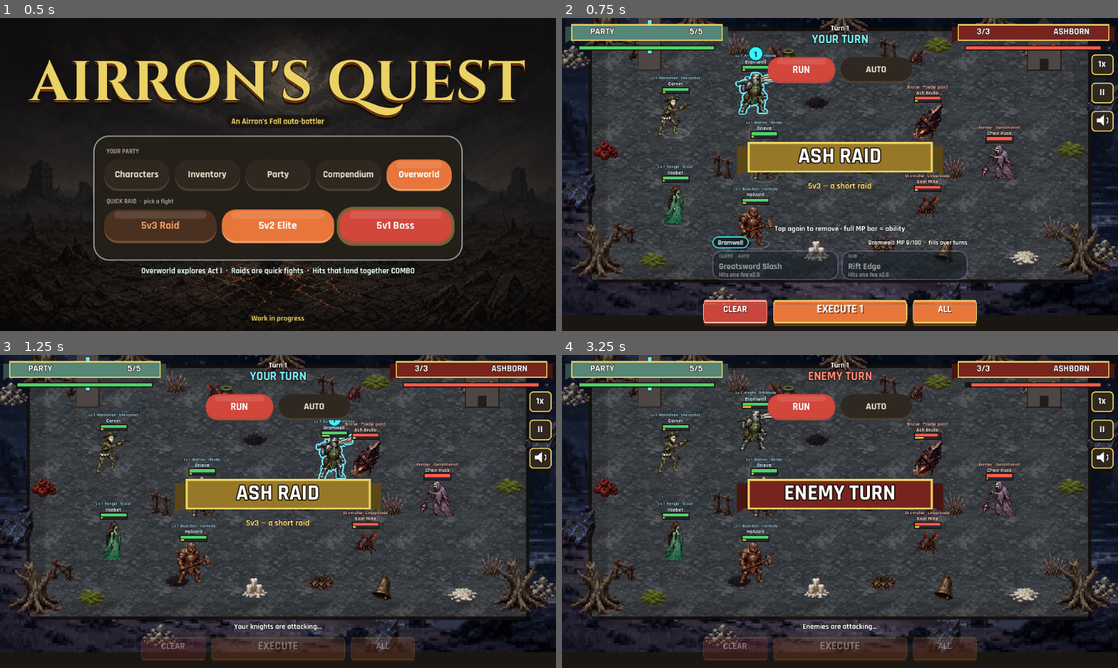
Above: before the commit, frames 1-4 (two rows, left to right).
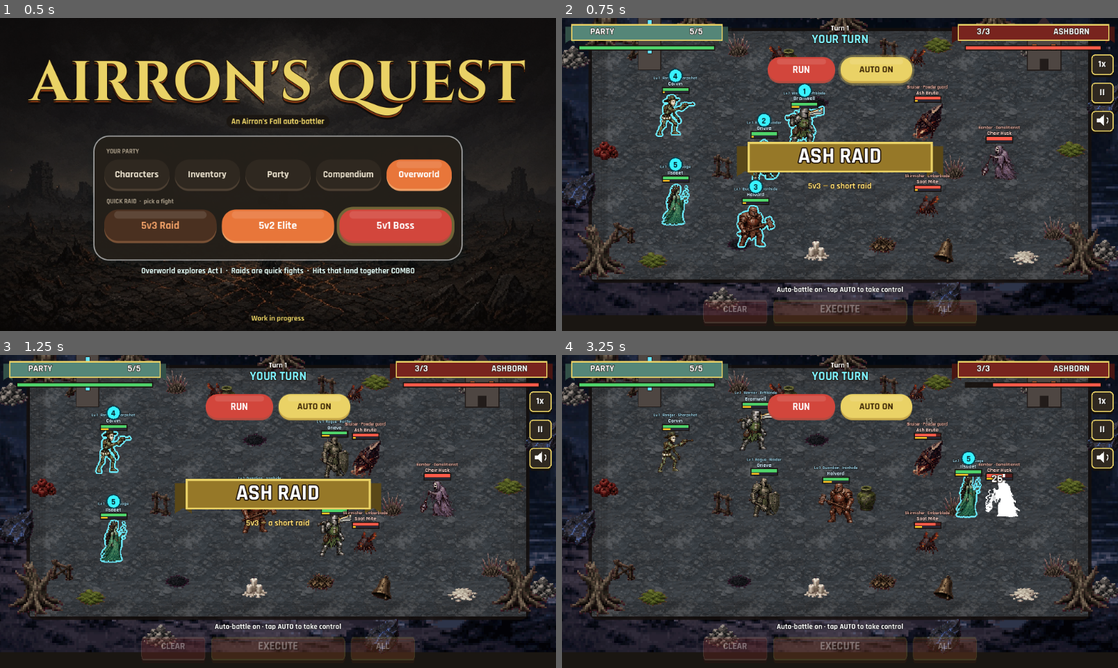
Above: after the commit, the same moments.

Repository: airronkennedy/riftstrike
Game: Godot game, scene res://main.tscn
Same seed, same stepped clock (60 frames per second), same inputs: the game is played once before the commit and once after it.
Inputs (mouse positions are in pixels of both pictures, inside the frame that each line leads up to):
- Up to frame 1 (0.5 s): no input
- Up to frame 2 (0.75 s): tap Enter at 0.5 s; move the mouse to (962, 158) at 0.52 s; hold Right from 0.53 s (still down); tap 1 at 0.6 s; click (962, 158) at 0.67 s
- Up to frame 3 (1.25 s): keep holding Right; tap Space at 0.77 s; tap 6 at 0.8 s
- Up to frame 4 (3.25 s): release Right at 1.25 s; drag from (728, 527) to (812, 574) at 1.27 s; move the mouse to (895, 442) at 2.02 s; hold Right 2.03-2.75 s; tap 1 at 2.1 s; tap 6 at 2.3 s; drag from (812, 574) to (673, 464) at 2.77 s

Frame 1 is identical in both runs. In frame 2, 10% of the frame differs, in the area x 15-75%, y 8-99%; in frame 3, 4.3%; in frame 4, 7.9%.

Commit message:
RPG layer: changeable classes (Warrior, Guardian, Rogue, Ranger, Mage, Cleric), 4-slot ability loadout, ordered ability sequences with conditions driving AUTO; AUTO on by default

Diff:
--- a/scripts/af_roster.gd
+++ b/scripts/af_roster.gd
@@ -7,7 +7,7 @@
 	{"id": "grieve", "name": "Grieve the Twice-Buried", "short": "Grieve", "title": "Revenant of the Reliquary", "archetyp …(234 unchanged characters)…
 	{"id": "halvard", "name": "Old Halvard", "short": "Halvard", "title": "Last of the Rust Barons", "archetype": "Baron", …(234 unchanged characters)…
 	{"id": "corvin", "name": "Corvin Brass", "short": "Corvin", "title": "Duelist of the Low Orbit", "archetype": "Automat …(249 unchanged characters)…
-	{"id": "ilsabet", "name": "Queen Ilsabet", "short": "Ilsabe …(107 unchanged characters)… tide-shards", "kick": "recoil", "cls": "Ranger", "kit": "Weston", "sub": "Scout", "passive": "The Long Game", "flavor": …(80 unchanged characters)…
+	{"id": "ilsabet", "name": "Queen Ilsabet", "short": "Ilsabe …(107 unchanged characters)… tide-shards", "kick": "recoil", "cls": "Paladin", "kit": "Weston", "sub": "Sage", "passive": "The Long Game", "flavor": …(80 unchanged characters)…
 	{"id": "aurel", "name": "Ser Aurel Hask", "short": "Aurel", "title": "Pilgrim of the Dead Star", "archetype": "Pilgrim …(247 unchanged characters)…
 	{"id": "orrin", "name": "Magister Vell Orrin", "short": "Orrin", "title": "Astrologer of the Sunken Observatory", "arc …(231 unchanged characters)…
 	{"id": "pell", "name": "Pell of the Tarfen", "short": "Pell", "title": "Firewright of the Tarfen", "archetype": "Firew …(236 unchanged characters)…
--- a/scripts/game.gd
+++ b/scripts/game.gd
@@ -140,6 +140,7 @@
 # Party characters are Airron's Fall keepers (scripts/af_roster.gd). HERO_NAMES / HERO_BASE / CHAR /
 # AB_CLASS_ROWS below are the six template kits; build_af_roster() turns them into the keeper roster at startup.
 const AfRoster = preload("res://scripts/af_roster.gd")
+const QuestRPG = preload("res://scripts/quest_rpg.gd")
 var AF_HEROES: Array = AfRoster.HEROES
 var AF_FOES: Array = AfRoster.FOES.keys()
 var AF_FOE_DEFS: Dictionary = AfRoster.FOES
@@ -382,6 +383,136 @@
 			HERO_NAMES.append(nm)
 	SQUAD = HERO_NAMES.duplicate()
 
+# ---------------------------------------------------------------- RPG layer: class change, loadout, sequences
+# Data lives in scripts/quest_rpg.gd. Class pools are shared by class; each keeper adds their signature.
+var RPG_POOL_IDS: Dictionary = {} # class -> [ability ids]
+var SIG_AB: Dictionary = {} # keeper -> signature ability id (their Airron's Fall weapon)
+var AB_LOADOUT: Dictionary = {} # keeper -> [up to LOADOUT_SLOTS ability ids]
+var AB_SEQ: Dictionary = {} # keeper -> [[ability id, condition id], ...] checked top-down when MP is full
+
+func build_rpg() -> void:
+	for cls in CLASS_DEFS.keys():
+		if not QuestRPG.CLASSES.has(cls): CLASS_DEFS.erase(cls)
+	for cls in QuestRPG.CLASS_ORDER:
+		CLASS_DEFS[cls] = QuestRPG.CLASSES[cls].duplicate(true)
+		var ids: Array = []
+		var rows: Array = QuestRPG.POOLS[cls]
+		for i in rows.size():
+			var r: Array = rows[i]
+			ABILITY_DEFS[r[0]] = {"id": r[0], "name": r[1], "blurb": r[2], "kind": r[3], "params": r[4],
+				"lv": int(r[5]), "src": "class", "owner": cls, "mp": AB_MP, "tier": i + 1}
+			ids.append(r[0])
+		RPG_POOL_IDS[cls] = ids
+	CLASS_IDS = QuestRPG.CLASS_ORDER.duplicate()
+	for h in AF_HEROES:
+		var nm: String = str(h.short)
+		var own: Array = AB_CLASS_LIST.get(nm, [])
+		if own.size() > 0 and ABILITY_DEFS.has(own[0]):
+			SIG_AB[nm] = str(own[0])
+			ABILITY_DEFS[own[0]].lv = 1
+			ABILITY_DEFS[own[0]].signature = true
+		CHAR[nm].cls = str(QuestRPG.FROM_KIT_CLASS.get(str(h.cls), "Warrior"))
+
+## Abilities this keeper may slot right now: signature + unlocked class pool + unlocked subclass pool.
+func loadout_pool(name: String) -> Array:
+	var out: Array = []
+	for id in class_ability_ids(name) + sub_ability_ids(str(CHAR[name].sub)):
+		if ab_unlocked(name, id) and out.find(id) < 0:
+			out.append(id)
+	return out
+
+func default_loadout(name: String) -> Array:
+	var pool: Array = loadout_pool(name)
+	var out: Array = []
+	for rr in QuestRPG.DEFAULT_SEQ.get(str(CHAR[name].cls), []):
+		if pool.find(rr[0]) >= 0 and out.find(rr[0]) < 0: out.append(rr[0])
+	if SIG_AB.has(name) and out.find(SIG_AB[name]) < 0: out.push_front(SIG_AB[name])
+	for id in pool:
+		if out.size() >= QuestRPG.LOADOUT_SLOTS: break
+		if out.find(id) < 0: out.append(id)
+	return out.slice(0, QuestRPG.LOADOUT_SLOTS)
+
+func default_seq(name: String) -> Array:
+	var out: Array = []
+	if SIG_AB.has(name): out.append([SIG_AB[name], "boss"])
+	for rr in QuestRPG.DEFAULT_SEQ.get(str(CHAR[name].cls), []):
+		out.append([str(rr[0]), str(rr[1])])
+	return out
+
+func loadout_of(name: String) -> Array:
+	if not CHAR.has(name): return []
+	var pool: Array = loadout_pool(name)
+	var cur: Array = AB_LOADOUT.get(name, [])
+	var out: Array = []
+	for id in cur:
+		if pool.find(id) >= 0 and out.find(id) < 0 and out.size() < QuestRPG.LOADOUT_SLOTS: out.append(str(id))
+	if out.is_empty(): out = default_loadout(name)
+	AB_LOADOUT[name] = out
+	return out
+
+## Add or remove one ability from the loadout. Returns false when the slots are full.
+func toggle_loadout(name: String, id: String) -> bool:
+	var lo: Array = loadout_of(name).duplicate()
+	var i: int = lo.find(id)
+	if i >= 0:
+		if lo.size() <= 1: return false
+		lo.remove_at(i)
+	else:
+		if lo.size() >= QuestRPG.LOADOUT_SLOTS or loadout_pool(name).find(id) < 0: return false
+		lo.append(id)
+	AB_LOADOUT[name] = lo
+	save_cfg()
+	return true
+
+func seq_of(name: String) -> Array:
+	if not AB_SEQ.has(name): AB_SEQ[name] = default_seq(name)
+	var out: Array = []
+	for rr in AB_SEQ[name]:
+		if ABILITY_DEFS.has(str(rr[0])) and QuestRPG.CONDITIONS.has(str(rr[1])): out.append([str(rr[0]), str(rr[1])])
+	AB_SEQ[name] = out
+	return out
+
+func set_class(name: String, cls: String) -> void:
+	if not RPG_POOL_IDS.has(cls) or str(CHAR[name].cls) == cls: return
+	CHAR[name].cls = cls
+	# A new class means a new pool: reset the loadout and sequence to that class's defaults.
+	AB_LOADOUT.erase(name); AB_SEQ.erase(name)
+	loadout_of(name); seq_of(name)
+	save_cfg()
+
+func seq_condition_ok(u, cond: String) -> bool:
+	var allies: Array = alive(u.team)
+	var foes: Array = alive(enemy_of(u))
+	match cond:
+		"always": return true
+		"ally_hurt", "ally_low":
+			var lim: float = 0.75 if cond == "ally_hurt" else 0.5
+			for a in allies:
+				if float(a.hp) / maxf(1.0, float(a.maxhp)) < lim: return true
+			return false
+		"self_low": return float(u.hp) / maxf(1.0, float(u.maxhp)) < 0.5
+		"foes_2": return foes.size() >= 2
+		"foes_3": return foes.size() >= 3
+		"foe_low":
+			for f in foes:
+				if float(f.hp) / maxf(1.0, float(f.maxhp)) < 0.3: return true
+			return false
+		"boss": return G != null and G.n_red == 1 and encounter.is_empty()
+		"turn_1": return G != null and G.turn <= 1
+	return false
+
+## The ability a full MP bar fires in AUTO: first rule (top-down) whose ability is slotted and whose check passes.
+## No rule passes -> basic attack and the bar stays full for next turn.
+func seq_pick(u) -> String:
+	var lo: Array = loadout_of(u.name)
+	for rr in seq_of(u.name):
+		var id: String = str(rr[0])
+		if lo.find(id) < 0 or not ab_unlocked(u.name, id): continue
+		# Heals never fire into a full-HP party, even on an "always" rule.
+		if seq_condition_ok(u, str(rr[1])) and auto_wants(u, id):
+			return id
+	return ""
+
 ## Per-unit look: the base kind's combat kit drawn with one static Airron's Fall sprite.
 const FOE_NATIVE_FACING := {"f_brute": -1}
 func art_K(base_kind: String, art: String, target_h: float) -> Dictionary:
@@ -494,6 +625,10 @@
 	return Color("#c98bff")
 
 func class_ability_ids(name: String) -> Array:
+	if CHAR.has(name) and RPG_POOL_IDS.has(str(CHAR[name].cls)):
+		var out: Array = []
+		if SIG_AB.has(name): out.append(SIG_AB[name])
+		return out + RPG_POOL_IDS[str(CHAR[name].cls)]
 	return AB_CLASS_LIST.get(name, [])
 
 func sub_ability_ids(sub: String) -> Array:
@@ -556,12 +691,12 @@
 	sfx.tone(988 if AB_AUTO[name] != "" else 440, 0.05, "triangle", 0.03)
 
 func equipped_class_ab(name: String) -> String:
-	validate_ab_equip(name)
-	return str(AB_EQUIP[name].cls)
+	var lo: Array = loadout_of(name)
+	return str(lo[0]) if lo.size() > 0 else ""
 
 func equipped_sub_ab(name: String) -> String:
-	validate_ab_equip(name)
-	return str(AB_EQUIP[name].sub)
+	var lo: Array = loadout_of(name)
+	return str(lo[1]) if lo.size() > 1 else ""
 
 func equip_ability(name: String, id: String) -> bool:
 	if not ABILITY_DEFS.has(id) or not ab_unlocked(name, id):
@@ -571,7 +706,7 @@
 	var was_auto: String = auto_ab(name)
 	var slot_key: String = "cls" if str(ab.src) == "class" else "sub"
 	if str(ab.src) == "class":
-		if str(ab.owner) != name:
+		if class_ability_ids(name).find(id) < 0:
 			return false
 	else:
 		if str(ab.owner) != str(CHAR[name].sub):
@@ -701,7 +836,7 @@
 	var loadout: Dictionary = CHAR[name]
 	var cls: String = loadout.cls
 	var sub: String = loadout.sub
-	if not CLASS_DEFS.has(cls): cls = "Knight"
+	if not CLASS_DEFS.has(cls): cls = "Warrior"
 	if not SUB_DEFS.has(sub): sub = "Riftblade"
 	var ability_id: String = str(loadout.get("ability", ""))
 	var ab: Dictionary = ABILITY_DEFS[ability_id] if ABILITY_DEFS.has(ability_id) else {"name": ability_id, "blurb": ""}
@@ -1086,7 +1221,7 @@
 var paused := false
 var speed := 1
 var muted := false
-var AUTO := false
+var AUTO := true # auto battler: on by default
 var last_raid := 3
 var fx := []
 var projectiles := []
@@ -1707,15 +1842,15 @@
 	u.pop = 160.0
 	sfx.tone(440 if i >= 0 else 660 + G.queue.size() * 40, 0.05, "square", 0.03)
 
-## AUTO: queue every living hero; a full MP bar fires that hero's marked auto ability, otherwise a normal attack.
+## AUTO: queue every living hero; a full MP bar fires the first ability in that hero's sequence whose rule passes, otherwise a normal attack.
 func auto_queue_turn() -> void:
 	G.queue = []
 	for u in alive("blue"):
 		G.queue.append(u)
 		u.ab_queued = ""
 		if u.gauge >= AB_MP:
-			var aid: String = auto_ab(u.name) if CHAR.has(u.name) else ""
-			if aid != "" and ABILITY_DEFS.has(aid) and (aid == u.ab_class or aid == u.ab_sub) and auto_wants(u, aid):
+			var aid: String = seq_pick(u) if CHAR.has(u.name) else ""
+			if aid != "":
 				u.ab_queued = aid
 	execute_orders()
 
@@ -2874,6 +3009,11 @@
 		if AB_AUTO.has(name):
 			cf.set_value("auto_ab", name, "-" if str(AB_AUTO[name]) == "" else str(AB_AUTO[name]))
 		cf.set_value("mp", name, int(roundf(float(HERO_MP.get(name, 0.0)))))
+		cf.set_value("ab_loadout", name, ",".join(loadout_of(name)))
+		var sq: Array = []
+		for rr in seq_of(name):
+			sq.append(str(rr[0]) + ":" + str(rr[1]))
+		cf.set_value("ab_seq", name, ",".join(sq))
 	cf.set_value("rs", "auto", AUTO)
 	cf.set_value("party", "squad", ",".join(SQUAD))
 	cf.set_value("inv", "bag", ",".join(INV))
@@ -2893,12 +3033,14 @@
 		INV = STARTER_BAG.duplicate()
 		return
 	muted = bool(cf.get_value("rs", "muted", muted))
-	AUTO = bool(cf.get_value("rs", "auto", false))
+	AUTO = bool(cf.get_value("rs", "auto", true))
 	for name in HERO_NAMES:
 		var raw = cf.get_value("loadout", name, "")
 		if typeof(raw) == TYPE_STRING and raw != "":
 			var parts: PackedStringArray = raw.split("|")
-			# Class is locked to the character; ignore any class saved by older builds.
+			# Class is changeable (Build screen); only RPG classes load.
+			if parts.size() >= 2 and RPG_POOL_IDS.has(parts[0]):
+				CHAR[name].cls = parts[0]
 			var sub := parts[1] if parts.size() >= 2 else (parts[0] if parts.size() == 1 else "")
 			if SUB_DEFS.has(sub):
 				CHAR[name].sub = sub
@@ -2929,6 +3071,16 @@
 		if typeof(aar) == TYPE_STRING and aar != "":
 			AB_AUTO[name] = "" if aar == "-" else str(aar)
 		HERO_MP[name] = clampf(float(cf.get_value("mp", name, 0)), 0.0, AB_MP)
+		var lor = cf.get_value("ab_loadout", name, "")
+		if typeof(lor) == TYPE_STRING and lor != "":
+			AB_LOADOUT[name] = Array(lor.split(","))
+		var sqr = cf.get_value("ab_seq", name, "")
+		if typeof(sqr) == TYPE_STRING and sqr != "":
+			var rules: Array = []
+			for part in sqr.split(","):
+				var kv: PackedStringArray = part.split(":")
+				if kv.size() == 2: rules.append([kv[0], kv[1]])
+			AB_SEQ[name] = rules
 		validate_ab_equip(name)
 	if cf.has_section_key("party", "squad"):
 		var sq = cf.get_value("party", "squad", "")
@@ -4640,6 +4792,7 @@
 	randomize()
 	build_af_roster()
 	build_abilities()
+	build_rpg()
 	sfx = preload("res://scripts/sfx.gd").new()
 	add_child(sfx)
 	WORLD = WorldScript.new()
--- /dev/null
+++ b/scripts/quest_rpg.gd
@@ -0,0 +1,107 @@
+extends RefCounted
+## Airron's Quest RPG layer (data only, tweak freely):
+##   CLASSES   - every changeable class: stat package added on top of the keeper's base, sprite kind, blurb.
+##   POOLS     - each class's ability pool. Row = [id, name, blurb, kind, params, unlock level].
+##               kinds: damage_single, damage_all_enemies, buff_self, buff_party, heal_single, heal_party
+##               (params as in game.gd AB_CLASS_ROWS: mult, pct, self, buffs/turns, debuff/dturns, self_buff, party_buff).
+##   LOADOUT_SLOTS - abilities a keeper brings into battle (picked from signature + class pool + subclass pool).
+##   CONDITIONS - sequence rule checks (see game.gd seq_condition_ok). Add new ids there and here.
+##   DEFAULT_SEQ - the starting priority list for each class.
+## A keeper's signature ability (their Airron's Fall weapon) is in every class pool.
+
+const LOADOUT_SLOTS := 4
+const MAX_RULES := 6
+
+const CLASS_ORDER := ["Warrior", "Guardian", "Rogue", "Ranger", "Mage", "Cleric"]
+const CLASSES := {
+	"Warrior": {"kind": "warrior", "blurb": "Front-line melee. Big single hits and cleaves.", "role": "Melee DPS",
+		"hp": 30, "atk": 22, "def": 8, "armor": 10, "crit": 4, "mana": 2, "speed": 6},
+	"Guardian": {"kind": "pawn", "blurb": "The wall. Soaks hits and shields the party.", "role": "Tank",
+		"hp": 80, "atk": 2, "def": 22, "armor": 16, "crit": 0, "mana": 4, "speed": 0},
+	"Rogue": {"kind": "warrior", "blurb": "Fast, crit-heavy, finishes weak foes.", "role": "Melee DPS",
+		"hp": 10, "atk": 18, "def": 2, "armor": 4, "crit": 18, "mana": 2, "speed": 18},
+	"Ranger": {"kind": "archer", "blurb": "Ranged shots, marks and volleys.", "role": "Ranged DPS",
+		"hp": 12, "atk": 18, "def": 2, "armor": 3, "crit": 12, "mana": 3, "speed": 12},
+	"Mage": {"kind": "archer", "blurb": "Spells that hit every foe. Fragile.", "role": "Caster",
+		"hp": 0, "atk": 26, "def": 0, "armor": 0, "crit": 8, "mana": 14, "speed": 6},
+	"Cleric": {"kind": "paladin", "blurb": "Heals and blessings. Keeps the party up.", "role": "Healer",
+		"hp": 36, "atk": 6, "def": 12, "armor": 10, "crit": 0, "mana": 12, "speed": 4},
+}
+
+const POOLS := {
+	"Warrior": [
+		["w_cleave", "Cleave", "A wide swing that hits every foe.", "damage_all_enemies", {"mult": 1.5}, 1],
+		["w_heavy_blow", "Heavy Blow", "One crushing hit on a single foe.", "damage_single", {"mult": 3.0}, 1],
+		["w_war_cry", "War Cry", "Roars the party on: ATK up.", "buff_party", {"buffs": [["atk", 20]], "turns": 2}, 1],
+		["w_sunder", "Sunder", "Breaks one foe's armor.", "damage_single", {"mult": 2.4, "debuff": [["armor", -12]], "dturns": 2}, 3],
+		["w_second_wind", "Second Wind", "Catches a breath and heals self.", "heal_single", {"pct": 0.35, "self": true}, 5],
+		["w_whirlwind", "Whirlwind", "Spins through the whole line.", "damage_all_enemies", {"mult": 2.6}, 10],
+	],
+	"Guardian": [
+		["g_shield_wall", "Shield Wall", "Party Defense and Armor up.", "buff_party", {"buffs": [["def", 26], ["armor", 10]], "turns": 2}, 1],
+		["g_bulwark", "Bulwark", "Self Defense way up.", "buff_self", {"buffs": [["def", 40], ["armor", 14]], "turns": 2}, 1],
+		["g_shield_bash", "Shield Bash", "Bashes one foe and slows it.", "damage_single", {"mult": 2.2, "debuff": [["speed", -12]], "dturns": 2}, 1],
+		["g_rally", "Rally", "Heals the party a little.", "heal_party", {"pct": 0.18}, 3],
+		["g_iron_will", "Iron Will", "Big self heal.", "heal_single", {"pct": 0.45, "self": true}, 5],
+		["g_last_stand", "Last Stand", "Huge party Defense for three turns.", "buff_party", {"buffs": [["def", 40], ["armor", 16]], "turns": 3}, 10],
+	],
+	"Rogue": [
+		["r_backstab", "Backstab", "A vicious hit on one foe.", "damage_single", {"mult": 3.4}, 1],
+		["r_poison_blade", "Poison Blade", "Cuts one foe and weakens its attack.", "damage_single", {"mult": 2.2, "debuff": [["atk", -14]], "dturns": 2}, 1],
+		["r_shadowstep", "Shadowstep", "Self Speed and Crit up.", "buff_self", {"buffs": [["speed", 20], ["crit", 20]], "turns": 2}, 1],
+		["r_fan_of_knives", "Fan of Knives", "Knives at every foe.", "damage_all_enemies", {"mult": 1.4}, 3],
+		["r_eviscerate", "Eviscerate", "Finisher on one foe.", "damage_single", {"mult": 4.6}, 5],
+		["r_smoke_bomb", "Smoke Bomb", "Party Speed up, foes slowed.", "buff_party", {"buffs": [["speed", 14]], "turns": 2}, 10],
+	],
+	"Ranger": [
+		["ra_aimed_shot", "Aimed Shot", "A careful shot at one foe.", "damage_single", {"mult": 3.0}, 1],
+		["ra_volley", "Volley", "Arrows rain on every foe.", "damage_all_enemies", {"mult": 1.5}, 1],
+		["ra_hunters_mark", "Hunter's Mark", "Marks one foe: its Defense drops.", "damage_single", {"mult": 1.8, "debuff": [["def", -20]], "dturns": 3}, 1],
+		["ra_eagle_eye", "Eagle Eye", "Self Crit way up.", "buff_self", {"buffs": [["crit", 30]], "turns": 2}, 3],
+		["ra_herbal_kit", "Herbal Kit", "Patches up the weakest ally.", "heal_single", {"pct": 0.30}, 5],
+		["ra_arrow_storm", "Arrow Storm", "A storm on the whole line.", "damage_all_enemies", {"mult": 2.6}, 10],
+	],
+	"Mage": [
+		["m_fireball", "Fireball", "Fire bursts over every foe.", "damage_all_enemies", {"mult": 1.8}, 1],
+		["m_frost_bolt", "Frost Bolt", "Hits one foe and slows it.", "damage_single", {"mult": 2.8, "debuff": [["speed", -14]], "dturns": 2}, 1],
+		["m_arcane_shield", "Arcane Shield", "Self Defense and Armor up.", "buff_self", {"buffs": [["def", 30], ["armor", 12]], "turns": 2}, 1],
+		["m_chain_lightning", "Chain Lightning", "Lightning jumps between all foes.", "damage_all_enemies", {"mult": 2.2}, 3],
+		["m_arcane_surge", "Arcane Surge", "Party ATK up.", "buff_party", {"buffs": [["atk", 22]], "turns": 2}, 5],
+		["m_meteor", "Meteor", "A meteor on one foe.", "damage_single", {"mult": 5.2}, 10],
+	],
+	"Cleric": [
+		["c_heal", "Heal", "Big heal on the weakest ally.", "heal_single", {"pct": 0.45}, 1],
+		["c_prayer", "Prayer", "Heals the whole party.", "heal_party", {"pct": 0.25}, 1],
+		["c_smite", "Smite", "Holy damage on one foe.", "damage_single", {"mult": 2.6}, 1],
+		["c_blessing", "Blessing", "Party Defense up.", "buff_party", {"buffs": [["def", 24]], "turns": 2}, 3],
+		["c_holy_nova", "Holy Nova", "Light hurts every foe.", "damage_all_enemies", {"mult": 1.5}, 5],
+		["c_sanctuary", "Sanctuary", "Large party heal and Armor up.", "heal_party", {"pct": 0.45, "party_buff": [["armor", 12]], "pturns": 2}, 10],
+	],
+}
+
+## Sequence conditions: id -> label shown in the Build screen.
+const COND_ORDER := ["always", "ally_hurt", "ally_low", "self_low", "foes_2", "foes_3", "foe_low", "boss", "turn_1"]
+const CONDITIONS := {
+	"always": "always",
+	"ally_hurt": "an ally < 75% HP",
+	"ally_low": "an ally < 50% HP",
+	"self_low": "self < 50% HP",
+	"foes_2": "2+ foes left",
+	"foes_3": "3+ foes left",
+	"foe_low": "a foe < 30% HP",
+	"boss": "fighting a boss",
+	"turn_1": "first turn",
+}
+
+const DEFAULT_SEQ := {
+	"Warrior": [["w_cleave", "foes_2"], ["w_heavy_blow", "always"]],
+	"Guardian": [["g_rally", "ally_low"], ["g_shield_wall", "always"]],
+	"Rogue": [["r_eviscerate", "foe_low"], ["r_backstab", "always"]],
+	"Ranger": [["ra_volley", "foes_3"], ["ra_aimed_shot", "always"]],
+	"Mage": [["m_fireball", "foes_2"], ["m_frost_bolt", "always"]],
+	"Cleric": [["c_prayer", "ally_low"], ["c_heal", "ally_hurt"], ["c_smite", "always"]],
+}
+
+## Old Airron's Fall archetype classes -> changeable RPG class (starting class for each keeper).
+const FROM_KIT_CLASS := {"Knight": "Warrior", "Warrior": "Rogue", "Guardian": "Guardian", "Warden": "Guardian",
+	"Marksman": "Ranger", "Ranger": "Mage", "Paladin": "Cleric"}
--- a/tools/test_auto_mp.gd
+++ b/tools/test_auto_mp.gd
@@ -18,13 +18,13 @@
 	var nm: String = g.lead_name()
 	var cid: String = g.equipped_class_ab(nm)
 	var sid: String = g.equipped_sub_ab(nm)
-	# mark sub as auto, toggling twice clears
-	g.AB_AUTO[nm] = ""
-	g.set_auto_ab(nm, sid)
-	if g.auto_ab(nm) != sid: fails.append("set auto sub")
-	g.set_auto_ab(nm, sid)
-	if g.auto_ab(nm) != "": fails.append("toggle off")
-	g.set_auto_ab(nm, cid)
+	# sequence: an "always" rule on a slotted ability is what AUTO fires
+	g.AB_SEQ[nm] = [[sid, "always"], [cid, "always"]]
+	if g.seq_of(nm)[0][0] != sid: fails.append("seq set")
+	if not g.toggle_loadout(nm, sid) or g.loadout_of(nm).find(sid) >= 0: fails.append("loadout remove")
+	g.toggle_loadout(nm, sid)
+	if g.loadout_of(nm).find(sid) < 0: fails.append("loadout re-add")
+	g.AB_SEQ[nm] = [[cid, "always"]]
 	# MP carry: set HERO_MP and start a fight
 	for h in g.HERO_NAMES: g.HERO_MP[h] = 37.0
 	g.HERO_MP[nm] = 100.0
@@ -60,7 +60,7 @@
 		if u.team == "blue" and u.name == nm and absf(u.gauge - minf(100.0, 64.0 + float(u.mana_regen))) > 0.01: fails.append("next fight mp " + str(u.gauge))
 	# no ability marked: full MP, AUTO -> basic attack, MP not spent by ability
 	g.run_battle()
-	g.AB_AUTO[nm] = ""
+	g.AB_SEQ[nm] = [[cid, "boss"]]
 	g.HERO_MP[nm] = 100.0
 	g.start_fight(3)
 	g.AUTO = true
--- a/tools/test_combat.gd
+++ b/tools/test_combat.gd
@@ -134,14 +134,14 @@
 func t_auto_heal_hold() -> void:
 	setup_party(31)
 	var nm := "Halvard"
-	g.AB_EQUIP[nm].cls = "rallying_stand"
-	g.AB_AUTO[nm] = "rallying_stand"
+	g.set_class(nm, "Guardian")
+	g.AB_LOADOUT[nm] = ["g_rally"]
+	g.AB_SEQ[nm] = [["g_rally", "always"]]
 	g.new_battle(3); g.phase = "battle"; g.begin_player_turn()
 	var ln = null
 	for u in g.alive("blue"):
 		if u.name == nm: ln = u
 	if ln == null: return
-	ln.ab_class = "rallying_stand"
 	ln.gauge = 100.0
 	g.AUTO = true
 	g.auto_queue_turn()
Not shown, added: assets/af/ui/favicon.svg.import
Not shown, changed: export_presets.cfg
Not shown, added: fonts/cinzel-500.woff2.import
Not shown, added: fonts/cinzel-600.woff2.import
Not shown, added: fonts/cormorant-500-italic.woff2.import
Not shown, added: fonts/rajdhani-500.woff2.import
Not shown, added: tools/shot_quest.gd.uid
